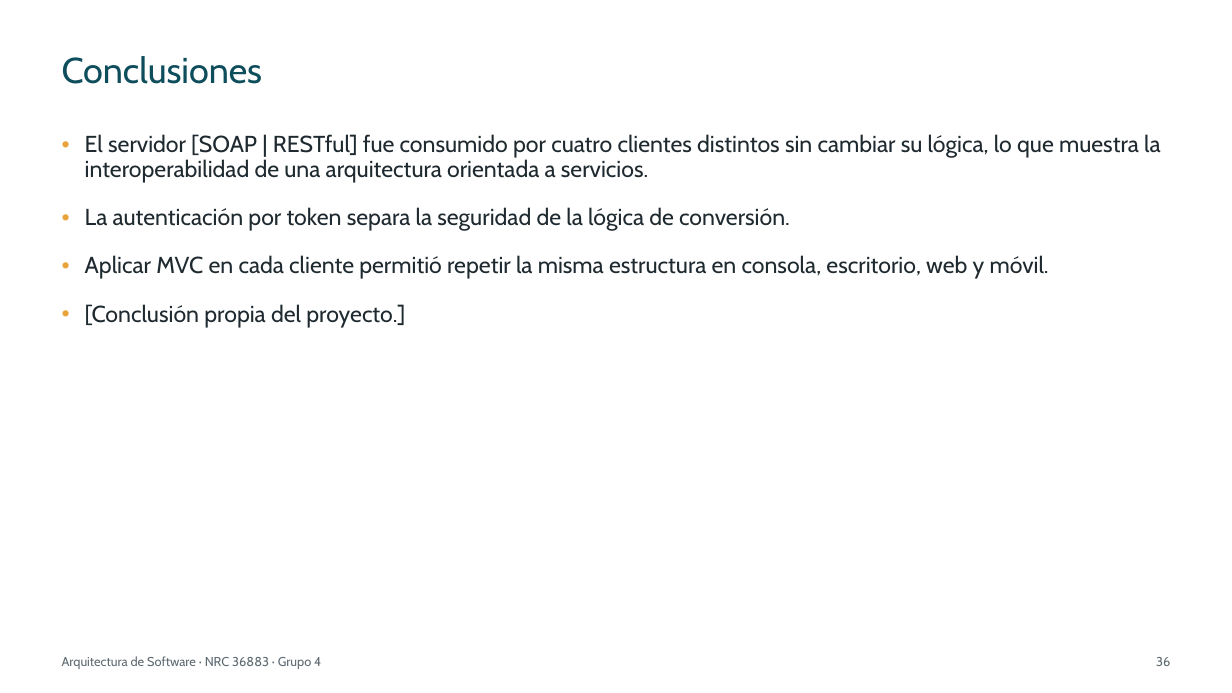
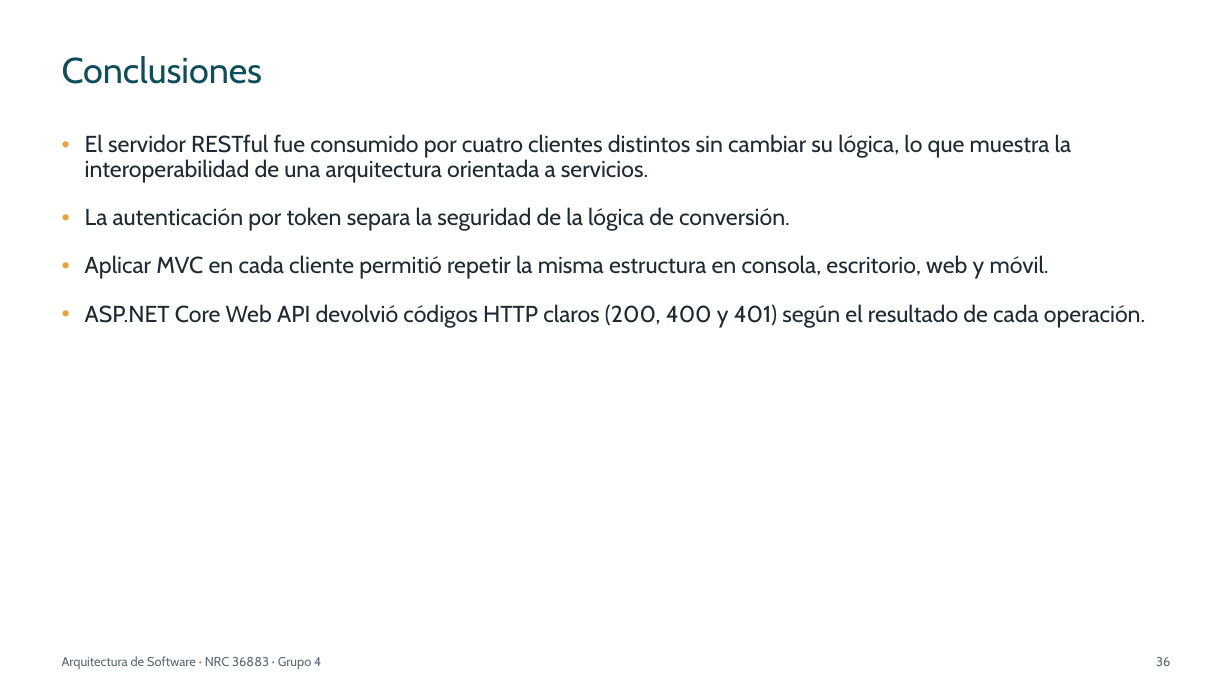
Before and after one commit to IMarcusDev/TI.1.4.-PAO202651_RESTFUL_DOTNET_SINBDD_NRC_36883_GR04, a slide deck: slide 36 of 05. DOCUMENTACION/PRESENTACION TI.1.4. RESTFUL sin BDD en DOTNET GR4.pptx. Drawn at 1232x693 pixels with LibreOffice and Linux fonts; fonts in the diff are those of the drawing. Boxes give left, top, right and bottom in pixels: in the first picture for what was removed or moved away, otherwise in the second. Text is boxed around its words. In the diff, an @@ line names an element or a change of style, - is before the commit and + after.

```diff
--- a/05. DOCUMENTACION/PRESENTACION TI.1.4. RESTFUL sin BDD en DOTNET GR4.pptx
+++ b/05. DOCUMENTACION/PRESENTACION TI.1.4. RESTFUL sin BDD en DOTNET GR4.pptx
@@ text at bbox=[85, 134, 1072, 183]: text changed @@
-• El servidor [SOAP | RESTful] fue consumido por cuatro clientes distintos sin cambiar su lógica, lo que muestra la interoperabilidad de una arquitectura orientada a servicios.
+• El servidor RESTful fue consumido por cuatro clientes distintos sin cambiar su lógica, lo que muestra la interoperabilidad de una arquitectura orientada a servicios.
@@ text at bbox=[85, 304, 1145, 328]: text changed @@
-• [Conclusión propia del proyecto.]
+• ASP.NET Core Web API devolvió códigos HTTP claros (200, 400 y 401) según el resultado de cada operación.
```
Also in this commit, not shown: 27 other slides changed.
